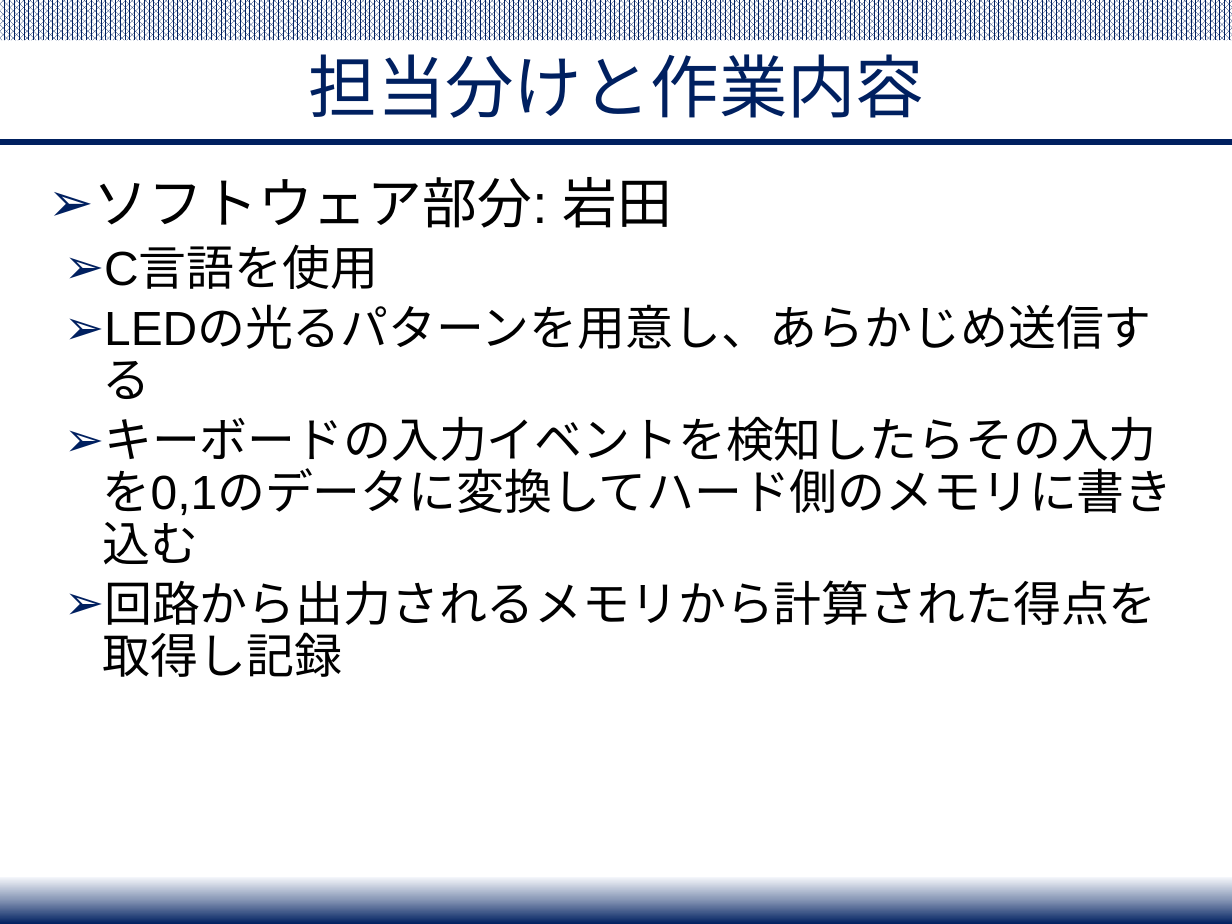
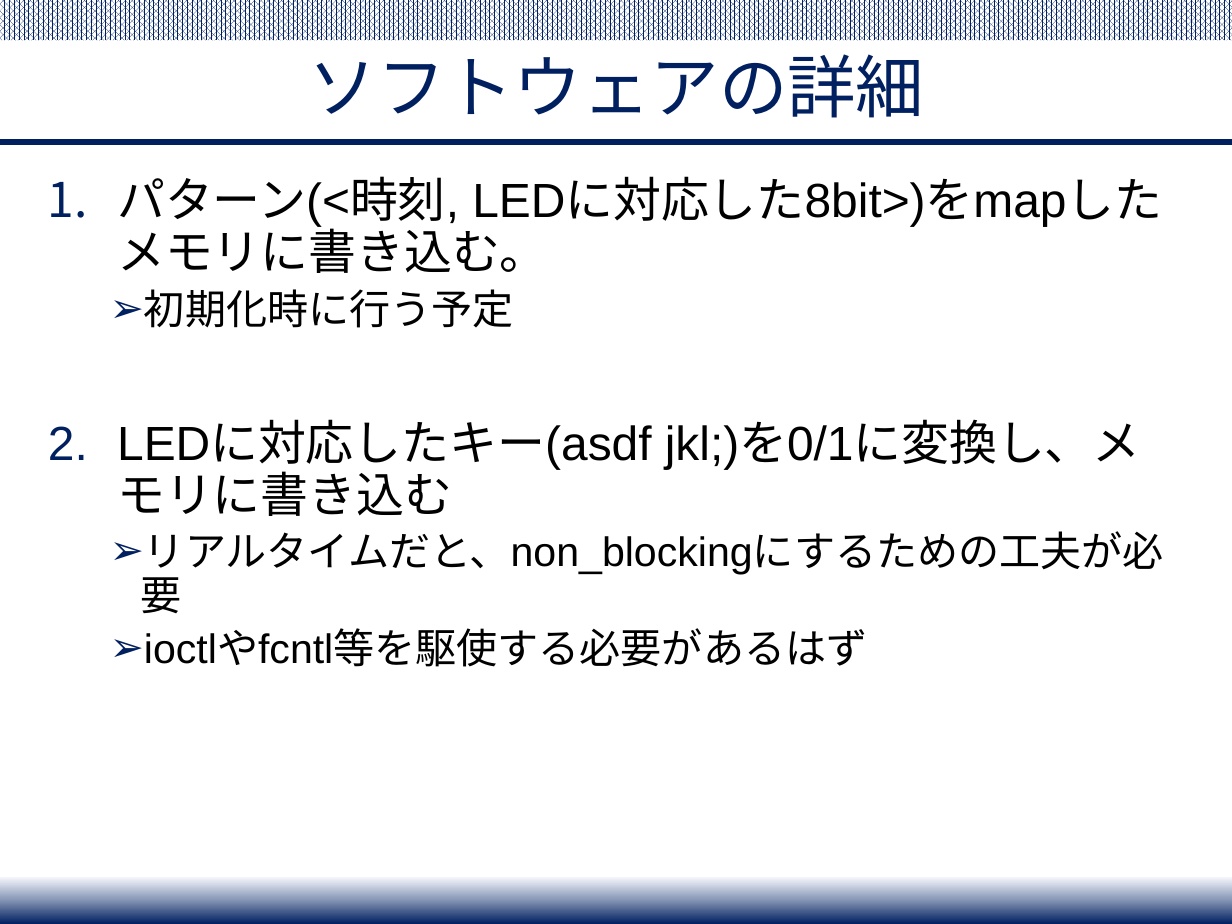
Before and after one commit to Yuchan4342/iot-system-project, a slide deck: slide 4 of presentation/IoT_project_presentation.pptx. Drawn at 1232x924 pixels with LibreOffice and Linux fonts; fonts in the diff are those of the drawing. Boxes give left, top, right and bottom in pixels: in the first picture for what was removed or moved away, otherwise in the second. Text is boxed around its words. In the diff, an @@ line names an element or a change of style, - is before the commit and + after.

```diff
--- a/presentation/IoT_project_presentation.pptx
+++ b/presentation/IoT_project_presentation.pptx
@@ title at (309, 54, 924, 118): text changed @@
-担当分けと作業内容
+ソフトウェアの詳細
@@ text at (117, 176, 1164, 667): text changed @@
-➢ ソフトウェア部分: 岩田
-  ➢ C言語を使用
-  ➢ LEDの光るパターンを用意し、あらかじめ送信する
-  ➢ キーボードの入力イベントを検知したらその入力を0,1のデータに変換してハード側のメモリに書き込む
-  ➢ 回路から出力されるメモリから計算された得点を取得し記録
+1. パターン(<時刻, LEDに対応した8bit>)をmapしたメモリに書き込む。
+  ➢ 初期化時に行う予定
+2. LEDに対応したキー(asdf jkl;)を0/1に変換し、メモリに書き込む
+  ➢ リアルタイムだと、non_blockingにするための工夫が必要
+  ➢ ioctlやfcntl等を駆使する必要があるはず
```
Also in this commit, not shown: 2 other slides changed, 2 slides added, 2 slides removed, 2 other files.
